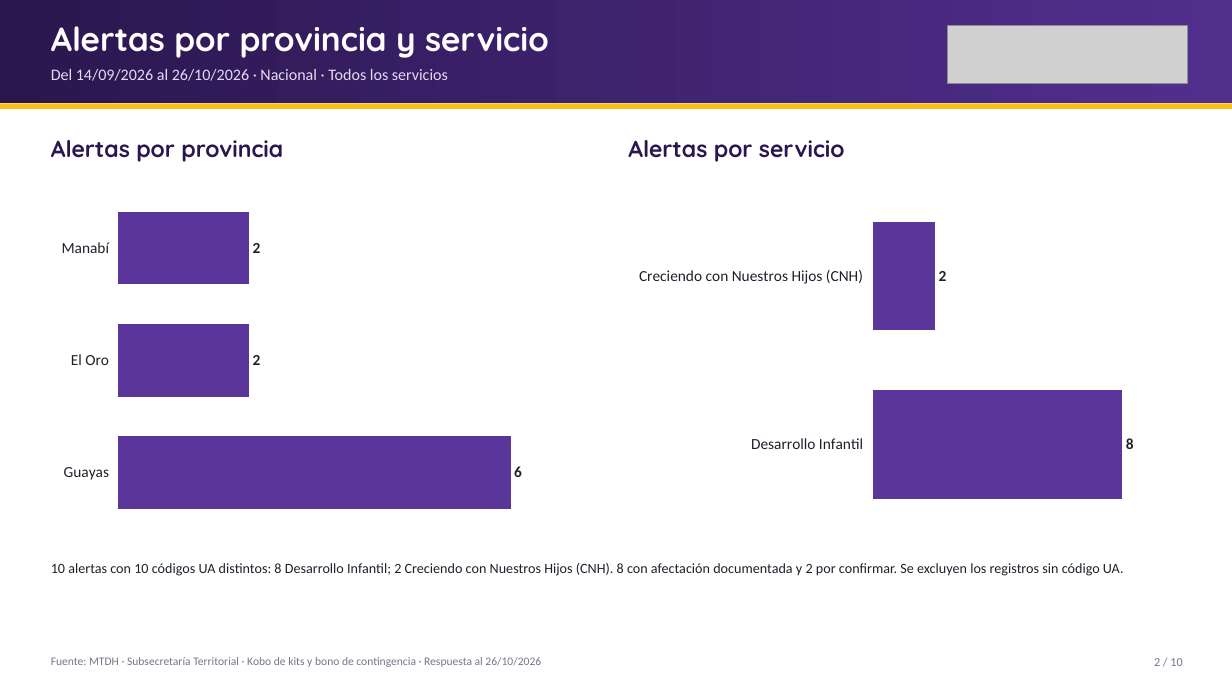
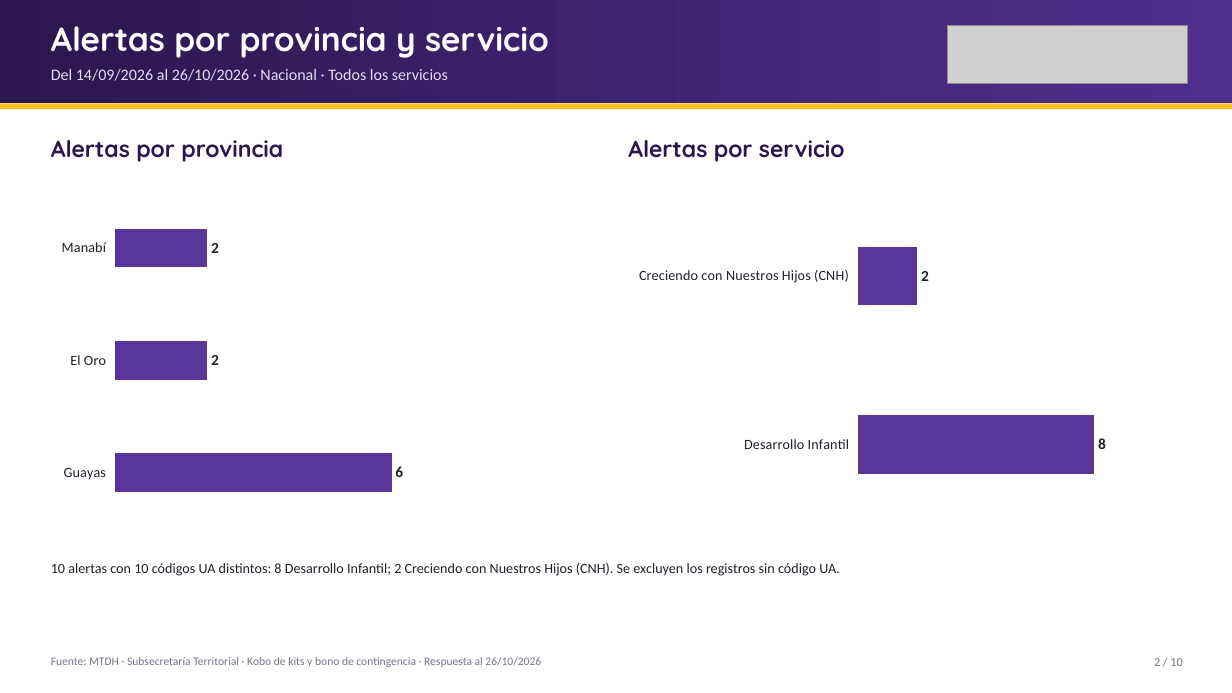
Before and after one commit to JuanAmbuludi/Sistema-Reporte-MTDH, a slide deck: slide 2 of docs/reportes/Seguimiento_ENOS_2026-10-26.pptx. Drawn at 1232x693 pixels with LibreOffice and Linux fonts; fonts in the diff are those of the drawing; grey boxes stand for pictures. Boxes give left, top, right and bottom in pixels: in the first picture for what was removed or moved away, otherwise in the second. Text is boxed around its words. In the diff, an @@ line names an element or a change of style, - is before the commit and + after.

```diff
--- a/docs/reportes/Seguimiento_ENOS_2026-10-26.pptx
+++ b/docs/reportes/Seguimiento_ENOS_2026-10-26.pptx
@@ bar chart at (51, 185, 587, 536) @@
@@ category axis changed @@
@@ value axis changed @@
@@ bar spacing changed @@
@@ bar chart at (628, 185, 1165, 536) @@
@@ category axis changed @@
@@ value axis changed @@
@@ bar spacing changed @@
@@ text at (51, 563, 840, 576): text changed @@
-10 alertas con 10 códigos UA distintos: 8 Desarrollo Infantil; 2 Creciendo con Nuestros Hijos (CNH). 8 con afectación documentada y 2 por confirmar. Se excluyen los registros sin código UA.
+10 alertas con 10 códigos UA distintos: 8 Desarrollo Infantil; 2 Creciendo con Nuestros Hijos (CNH). Se excluyen los registros sin código UA.
```
Also in this commit, not shown: 6 other slides changed, 10 other files.
